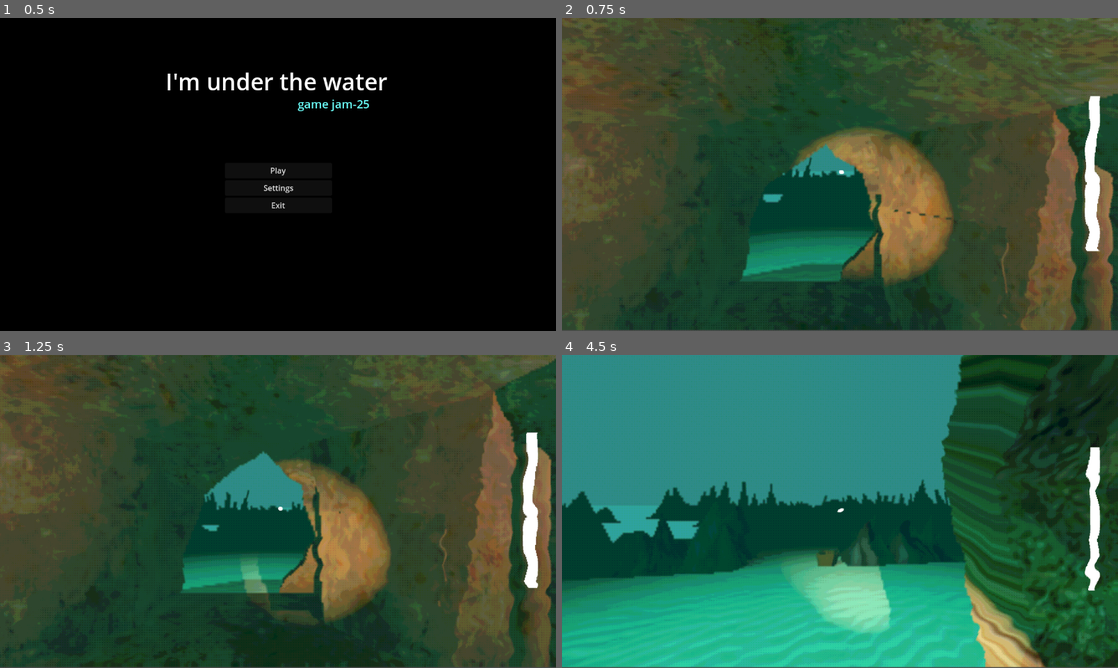
Above: before the commit, frames 1-4 (two rows, left to right).
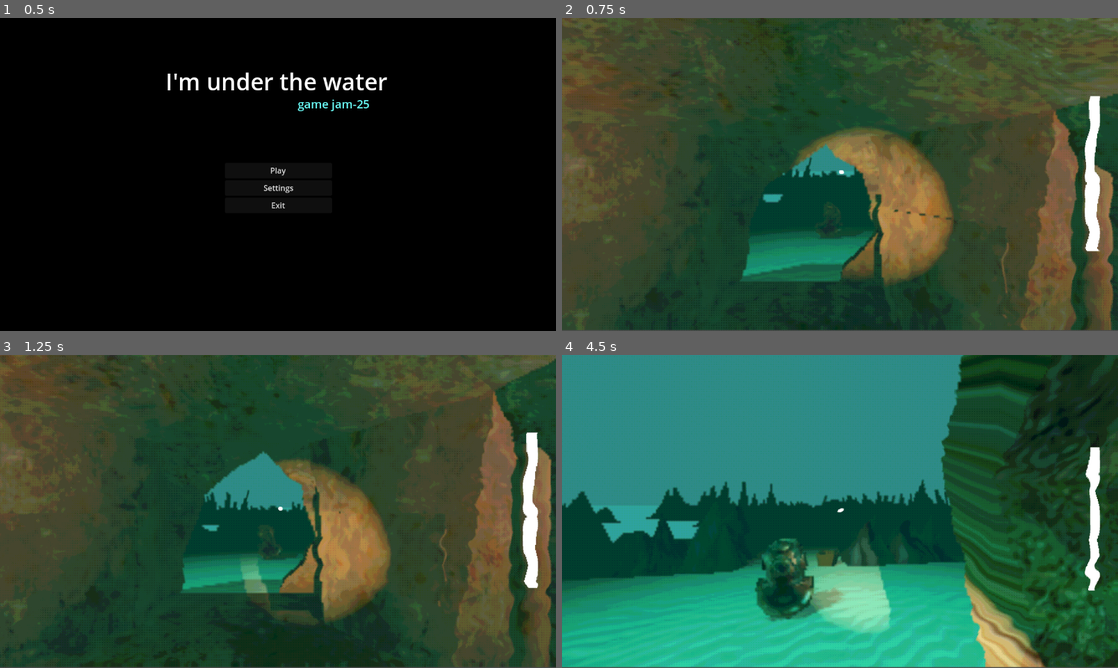
Above: after the commit, the same moments.

Repository: useronym/BubbleGameJam
Game: Godot game, scene res://scenes/mainMenu.tscn
Two runs of this game, one before a commit and one after it. Both use one fixed random seed, a clock stepped at 60 frames per second and the inputs below.
Inputs (mouse positions are in pixels of both pictures, inside the frame that each line leads up to):
- Up to frame 1 (0.5 s): no input
- Up to frame 2 (0.75 s): click "Play" at 0.5 s
- Up to frame 3 (1.25 s): no input
- Up to frame 4 (4.5 s): tap Enter at 1.25 s; move the mouse to (867, 511) at 1.27 s; hold W (up) from 1.28 s (still down); tap E (interact) every 0.75 s from 1.35 to 4.35 s; move the mouse to (812, 511) at 2.02 s; move the mouse to (851, 505) at 2.77 s; move the mouse to (834, 517) at 3.52 s; move the mouse to (878, 514) at 4.27 s

Frame 1 is identical in both runs. In frame 2, less than 0.1% of the frame differs, in the area x 46-51%, y 60-71%; in frame 3, less than 0.1%; in frame 4, 2.1%, in the area x 34-51%, y 58-86%.

Commit message:
Add item (#13)
* Add item

* Add manager for items

* Add bubble something

Diff:
--- a/main.tscn
+++ b/main.tscn
@@ -12,6 +12,8 @@
 [ext_resource type="PackedScene" uid="uid://djru8fesjxq8n" path="res://environment/onewallroad.tscn" id="7_ssf3u"]
 [ext_resource type="PackedScene" uid="uid://mtsnhob3ue78" path="res://scenes/level.tscn" id="9_ndpwn"]
 [ext_resource type="PackedScene" uid="uid://df7xv0nfo6bja" path="res://scenes/bubbles/bubble_manager.tscn" id="10_alvmu"]
+[ext_resource type="PackedScene" uid="uid://b2clvwp6pfoxk" path="res://scenes/item/items_manager.tscn" id="13_2j1is"]
+[ext_resource type="PackedScene" uid="uid://bk2mg2c1lcykf" path="res://scenes/item/item.tscn" id="13_o202s"]
 
 [sub_resource type="ShaderMaterial" id="ShaderMaterial_xegm8"]
 shader = ExtResource("1_k7buc")
@@ -136,4 +138,9 @@
 [node name="BubbleAreaOnGround6" parent="BubbleManager" instance=ExtResource("5_teoff")]
 transform = Transform3D(1, 0, 0, 0, 1, 0, 0, 0, 1, 4.83134, 0.69827, -45.2542)
 
+[node name="ItemsManager" parent="." instance=ExtResource("13_2j1is")]
+transform = Transform3D(1, 0, 0, 0, 1, 0, 0, 0, 1, 0, 0, -5.78072)
+
+[node name="ItemHelmet" parent="ItemsManager" instance=ExtResource("13_o202s")]
+
 [connection signal="bubbles_breathed_in" from="BubbleManager" to="SubViewport/Node3D/Player" method="_on_bubble_manager_bubbles_breathed_in"]
--- /dev/null
+++ b/scenes/item/item.tscn
@@ -0,0 +1,18 @@
+[gd_scene load_steps=4 format=3 uid="uid://bk2mg2c1lcykf"]
+
+[ext_resource type="Script" path="res://scenes/item/item_script.gd" id="1_xwot2"]
+[ext_resource type="PackedScene" uid="uid://b44wtk5w8l5oy" path="res://environment/suit/collectable_helmet.fbx" id="2_3jyd1"]
+
+[sub_resource type="BoxShape3D" id="BoxShape3D_7skui"]
+
+[node name="Item" type="Node3D"]
+
+[node name="Area3D" type="Area3D" parent="."]
+script = ExtResource("1_xwot2")
+
+[node name="CollisionShape3D" type="CollisionShape3D" parent="Area3D"]
+transform = Transform3D(1, 0, 0, 0, 1, 0, 0, 0, 1, 0, 0.5, 0)
+shape = SubResource("BoxShape3D_7skui")
+
+[node name="collectable_helmet" parent="Area3D/CollisionShape3D" instance=ExtResource("2_3jyd1")]
+transform = Transform3D(2, 0, 0, 0, 2, 0, 0, 0, 2, 0, 0.21843, 0)
--- /dev/null
+++ b/scenes/item/item_script.gd
@@ -0,0 +1,14 @@
+extends Interactible3D
+
+
+# Called when the node enters the scene tree for the first time.
+func _ready():
+	pass # Replace with function body.
+
+func _interact():
+
+	pass
+
+# Called every frame. 'delta' is the elapsed time since the previous frame.
+func _process(delta):
+	pass
--- /dev/null
+++ b/scenes/item/items_manager.gd
@@ -0,0 +1,11 @@
+extends Node3D
+
+
+# Called when the node enters the scene tree for the first time.
+func _ready():
+	pass # Replace with function body.
+
+
+# Called every frame. 'delta' is the elapsed time since the previous frame.
+func _process(delta):
+	pass
--- /dev/null
+++ b/scenes/item/items_manager.tscn
@@ -0,0 +1,6 @@
+[gd_scene load_steps=2 format=3 uid="uid://b2clvwp6pfoxk"]
+
+[ext_resource type="Script" path="res://scenes/item/items_manager.gd" id="1_tyhaq"]
+
+[node name="ItemsManager" type="Node3D"]
+script = ExtResource("1_tyhaq")
--- a/test_scene_assets/ButtonInteractible.gd
+++ /dev/null
@@ -1,11 +0,0 @@
-extends Interactible3D
-
-# i am lazy
-#@onready var cat = get_tree().get_root().get_node("Node3D/TestPlace/MeshInstance3D")
-@onready var audioPlayer := $AudioStreamPlayer
-
-
-func _interact():
-	#cat.show()
-	audioPlayer.play()
-	self.CanInteract = false
Binary file changed: environment/suit/collectable_helmet.fbx
Binary file changed: environment/suit/collectable_suit.fbx
Binary file changed: environment/suit/collectable_tank.fbx
Not shown: 1 places in main.tscn that only renumber resources
Not shown: 1 places in scenes/bubbles/bubble_area_on_ground.tscn that only renumber resources
Not shown: 1 places in scenes/level.tscn that only renumber resources
Not shown, removed: test_scene_assets/miau.ogg.import
Not shown, changed: .gitignore
Not shown, removed: test_scene_assets/miau.ogg
